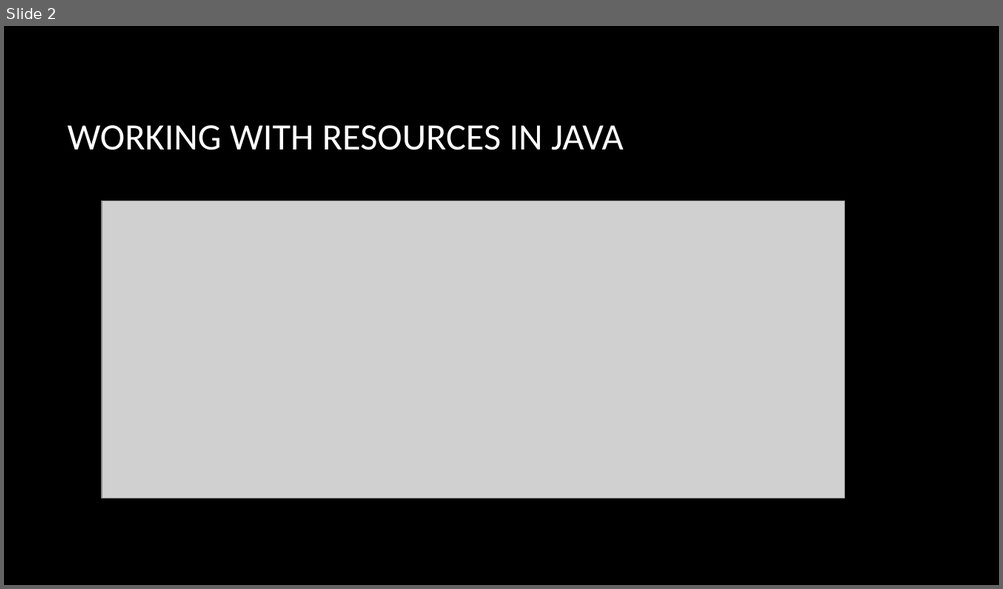
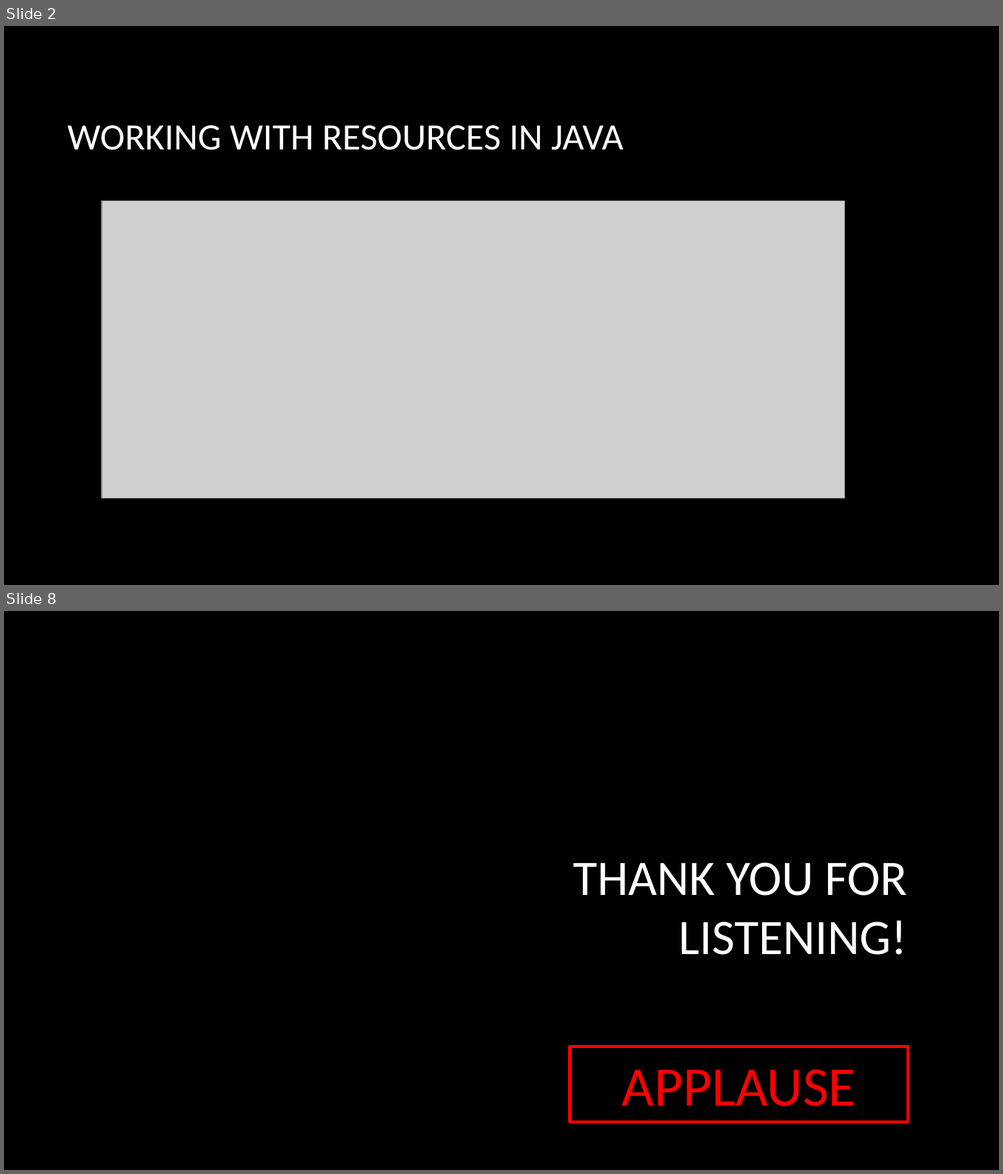
Before and after one commit to jholl4/Skillstorm-Java-Course, a slide deck: Assignments/bin/com/skillstorm/assignments/week6/Thursday/try-with-resources.pptx. Shown one above the other, each under a label of ours: slide 2 before the commit, slides 2 and 8 after it; the slides between them are not shown. The pictures are 1003x589 and 1003x1174 pixels, drawn with LibreOffice and Linux fonts; fonts in the diff are those of the drawing; grey boxes stand for pictures; background and template pictures are left out. Boxes give left, top, right and bottom in pixels: in the first picture for what was removed or moved away, otherwise in the second. Text is boxed around its words. In the diff, an @@ line names an element or a change of style, - is before the commit and + after.

```diff
--- a/Assignments/bin/com/skillstorm/assignments/week6/Thursday/try-with-resources.pptx
+++ b/Assignments/bin/com/skillstorm/assignments/week6/Thursday/try-with-resources.pptx
@@ slide 8 added at (x1=4, y1=611, x2=999, y2=1170), background picture (left out) @@
@@ title added at (x1=573, y1=863, x2=907, y2=955), 48 pt, text #FFFFFF @@
+THANK YOU FOR LISTENING!
@@ rectangle added at (x1=569, y1=1047, x2=908, y2=1122), outline #FF0000 3 pt, 54 pt, text #FF0000 @@
+APPLAUSE
```
Also in this commit, not shown: 4 slides changed, 1 other slide added, 12 other files.
